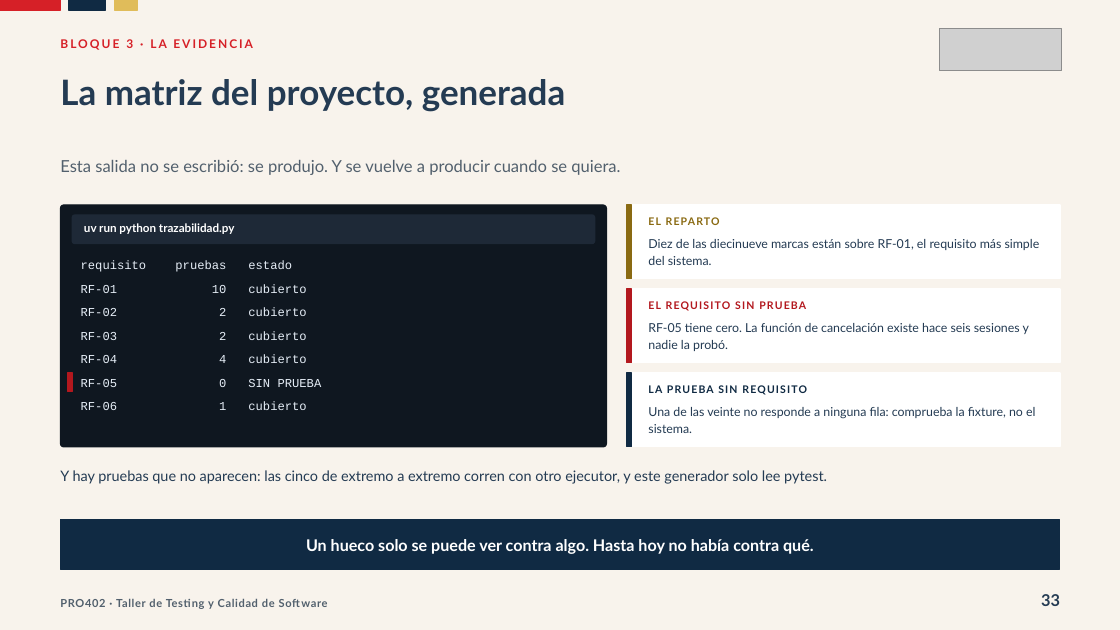
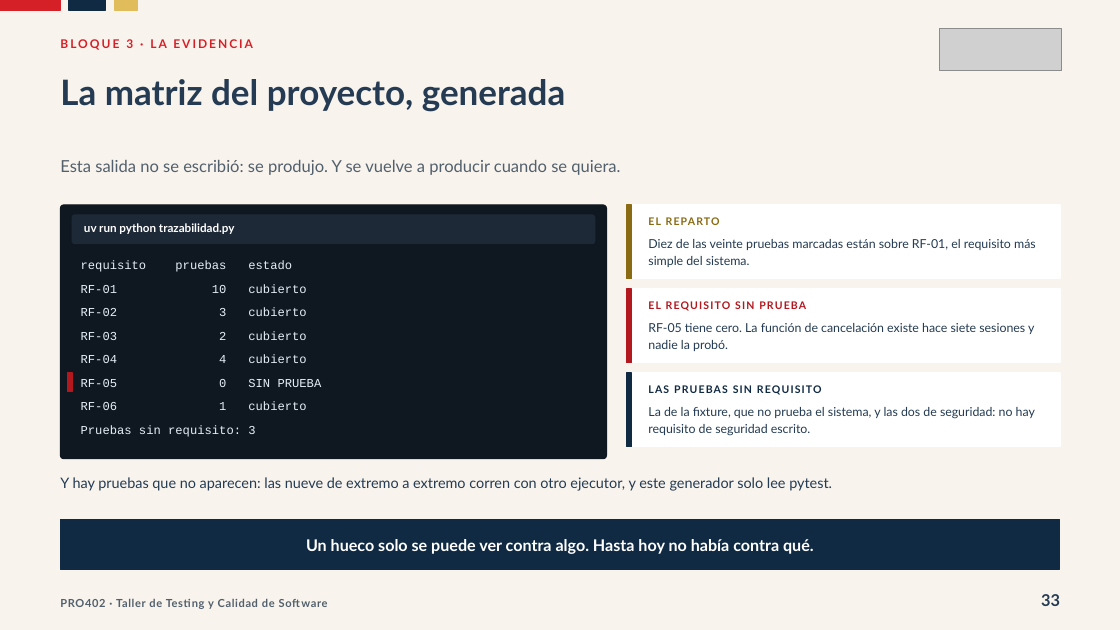
Before and after one commit to Dieg0Code/pro402-taller-de-testing-2026, a slide deck: slide 33 of clases/semana-05/02/ppt/Clase-14-Que-Se-Decidio-Probar.pptx. Drawn at 1120x630 pixels with LibreOffice and Linux fonts; fonts in the diff are those of the drawing; grey boxes stand for pictures. Boxes give left, top, right and bottom in pixels: in the first picture for what was removed or moved away, otherwise in the second. Text is boxed around its words. In the diff, an @@ line names an element or a change of style, - is before the commit and + after.

```diff
--- a/clases/semana-05/02/ppt/Clase-14-Que-Se-Decidio-Probar.pptx
+++ b/clases/semana-05/02/ppt/Clase-14-Que-Se-Decidio-Probar.pptx
@@ rounded rectangle: place and size @@
-rounded rectangle at (60,205,607,447)
+rounded rectangle at (60,205,607,459)
@@ rounded rectangle at (60,205,607,459): proportions changed @@
@@ text at (648,239,1036,267): text changed @@
-Diez de las diecinueve marcas están sobre RF-01, el requisito más simple del sistema.
+Diez de las veinte pruebas marcadas están sobre RF-01, el requisito más simple del sistema.
@@ text at (648,323,1034,351): text changed @@
-RF-05 tiene cero. La función de cancelación existe hace seis sesiones y nadie la probó.
+RF-05 tiene cero. La función de cancelación existe hace siete sesiones y nadie la probó.
@@ text at (649,383,1035,400): text changed @@
-LA PRUEBA SIN REQUISITO
+LAS PRUEBAS SIN REQUISITO
@@ text at (648,407,1035,436): text changed @@
-Una de las veinte no responde a ninguna fila: comprueba la fixture, no el sistema.
+La de la fixture, que no prueba el sistema, y las dos de seguridad: no hay requisito de seguridad escrito.
@@ text added at (81,425,255,437), 10.4 pt, text #E6EEF7 @@
+Pruebas sin requisito: 3
@@ text at (60,477,832,491): text changed @@
-Y hay pruebas que no aparecen: las cinco de extremo a extremo corren con otro ejecutor, y este generador solo lee pytest.
+Y hay pruebas que no aparecen: las nueve de extremo a extremo corren con otro ejecutor, y este generador solo lee pytest.
```
Also in this commit, not shown: 23 other slides changed, 2 other files.
